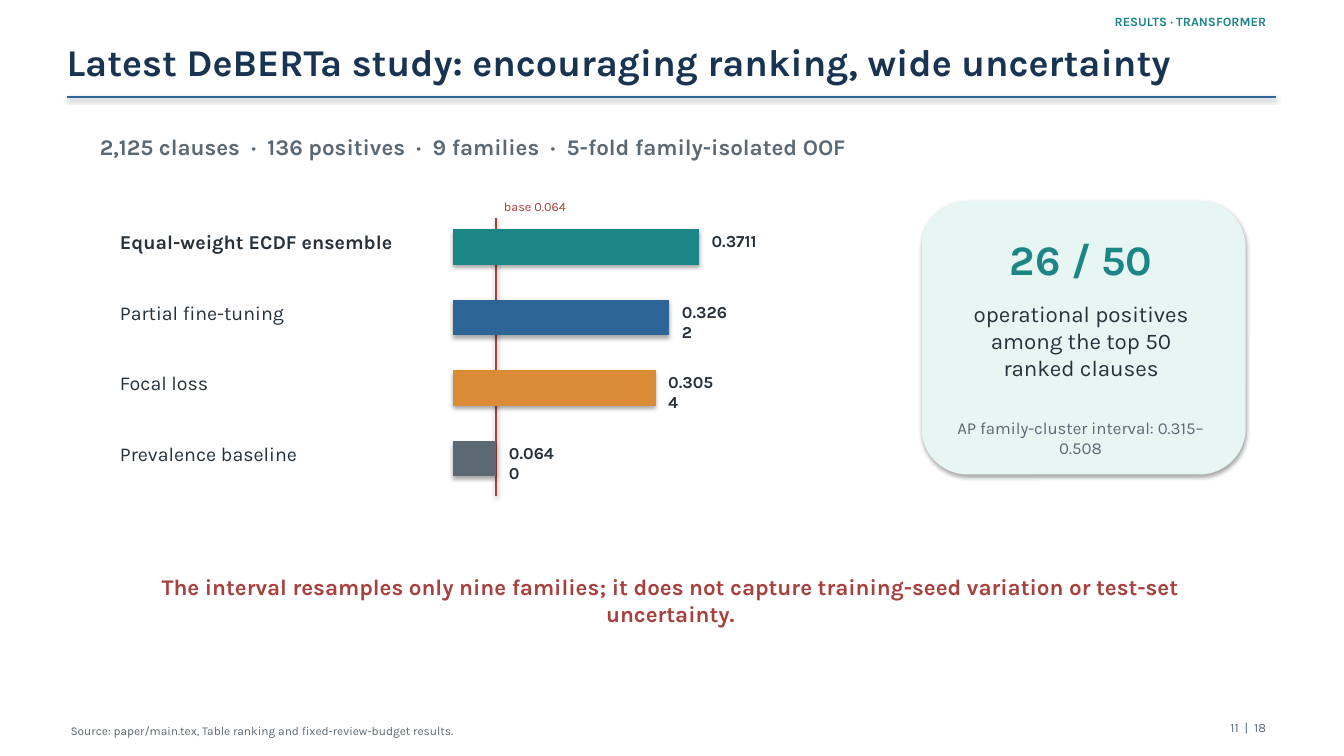
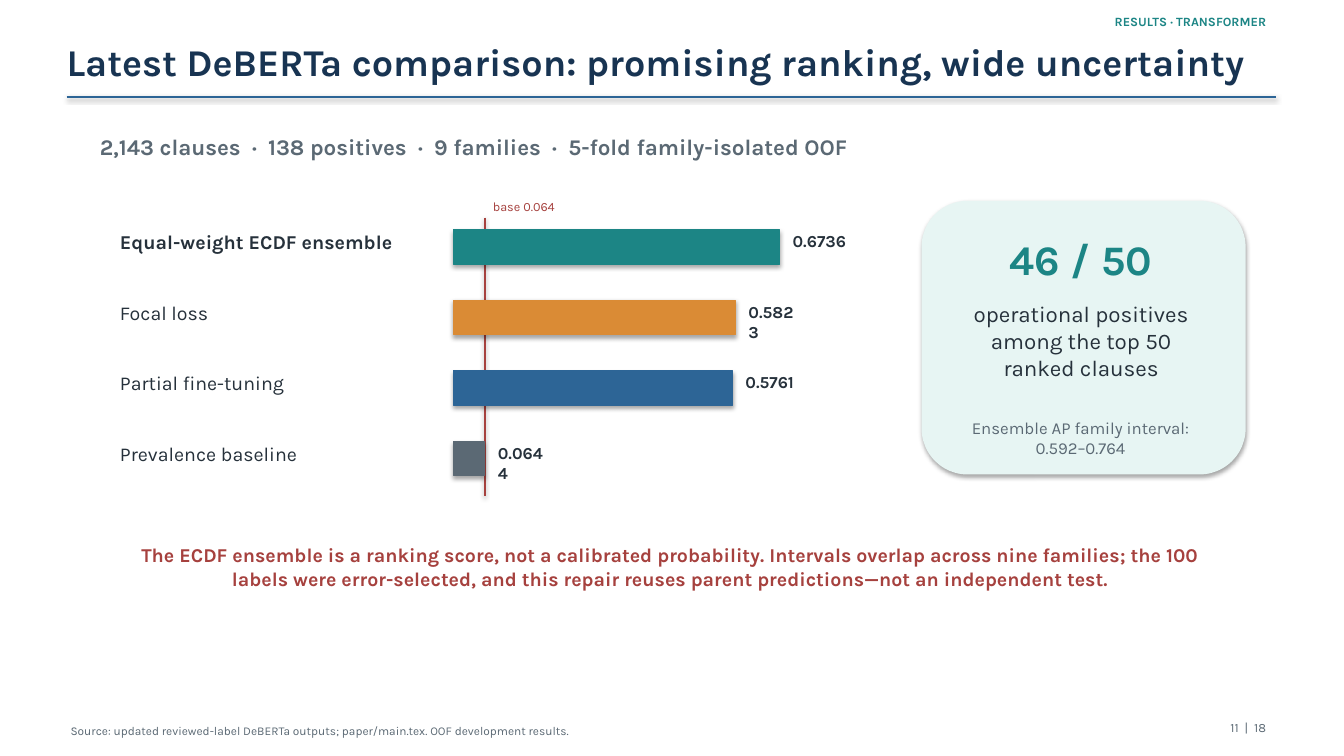
Before and after one commit to osama-elkhuriby/ietf-ambiguity-detection, a slide deck: slide 11 of paper/presentation/ietf_ambiguity_detection_presentation.pptx. Drawn at 1344x756 pixels with LibreOffice and Linux fonts; fonts in the diff are those of the drawing. Boxes give left, top, right and bottom in pixels: in the first picture for what was removed or moved away, otherwise in the second. Text is boxed around its words. In the diff, an @@ line names an element or a change of style, - is before the commit and + after.

```diff
--- a/paper/presentation/ietf_ambiguity_detection_presentation.pptx
+++ b/paper/presentation/ietf_ambiguity_detection_presentation.pptx
@@ text at box(67, 49, 1244, 85): text changed @@
-Latest DeBERTa study: encouraging ranking, wide uncertainty
+Latest DeBERTa comparison: promising ranking, wide uncertainty
@@ text at box(100, 139, 847, 161): text changed @@
-2,125 clauses · 136 positives · 9 families · 5-fold family-isolated OOF
+2,143 clauses · 138 positives · 9 families · 5-fold family-isolated OOF
@@ text "base 0.064": place and size @@
-text "base 0.064" at box(504, 202, 565, 211)
+text "base 0.064" at box(493, 202, 554, 211)
@@ rectangle: place and size @@
-rectangle at box(454, 230, 699, 264)
+rectangle at box(454, 230, 779, 264)
@@ line moved from (496, 218) - (496, 496) to (485, 218) - (485, 496) @@
@@ text at box(793, 236, 846, 248): text changed @@
-0.3711
+0.6736
@@ text at box(1010, 247, 1152, 276): text changed @@
-26 / 50
+46 / 50
@@ text "Focal loss": place and size @@
-text "Focal loss" at box(120, 376, 208, 391)
+text "Focal loss" at box(120, 306, 208, 321)
@@ rectangle: place and size @@
-rectangle at box(454, 300, 669, 335)
+rectangle at box(454, 300, 736, 335)
@@ rectangle at box(454, 300, 736, 335): fill #2D6596 to #DA8B35; outline #2D6596 0.75 pt to #DA8B35 0.75 pt @@
@@ text at box(748, 307, 793, 319): text changed @@
-0.3262
+0.5823
@@ text "Partial fine-tuning": place and size @@
-text "Partial fine-tuning" at box(120, 306, 284, 325)
+text "Partial fine-tuning" at box(120, 376, 284, 395)
@@ rectangle: place and size @@
-rectangle at box(454, 371, 655, 405)
+rectangle at box(454, 371, 733, 405)
@@ rectangle at box(454, 371, 733, 405): fill #DA8B35 to #2D6596; outline #DA8B35 0.75 pt to #2D6596 0.75 pt @@
@@ text at box(745, 377, 793, 389): text changed @@
-0.3054
+0.5761
@@ rectangle: place and size @@
-rectangle at box(454, 442, 496, 476)
+rectangle at box(454, 442, 485, 476)
@@ text at box(498, 448, 543, 459): text changed @@
-0.0640
+0.0644
@@ text at box(972, 422, 1189, 454): text changed @@
-AP family-cluster interval: 0.315–0.508
+Ensemble AP family interval: 0.592–0.764
@@ text at box(141, 548, 1198, 591): text changed; size 16 to 14 pt @@
-The interval resamples only nine families; it does not capture training-seed variation or test-set uncertainty.
+The ECDF ensemble is a ranking score, not a calibrated probability. Intervals overlap across nine families; the 100 labels were error-selected, and this repair reuses parent predictions—not an independent test.
@@ text at box(71, 726, 569, 738): text changed @@
-Source: paper/main.tex, Table ranking and fixed-review-budget results.
+Source: updated reviewed-label DeBERTa outputs; paper/main.tex. OOF development results.
```
Also in this commit, not shown: 2 other slides changed, 1 slide added, 1 slide removed, 13 other files.
